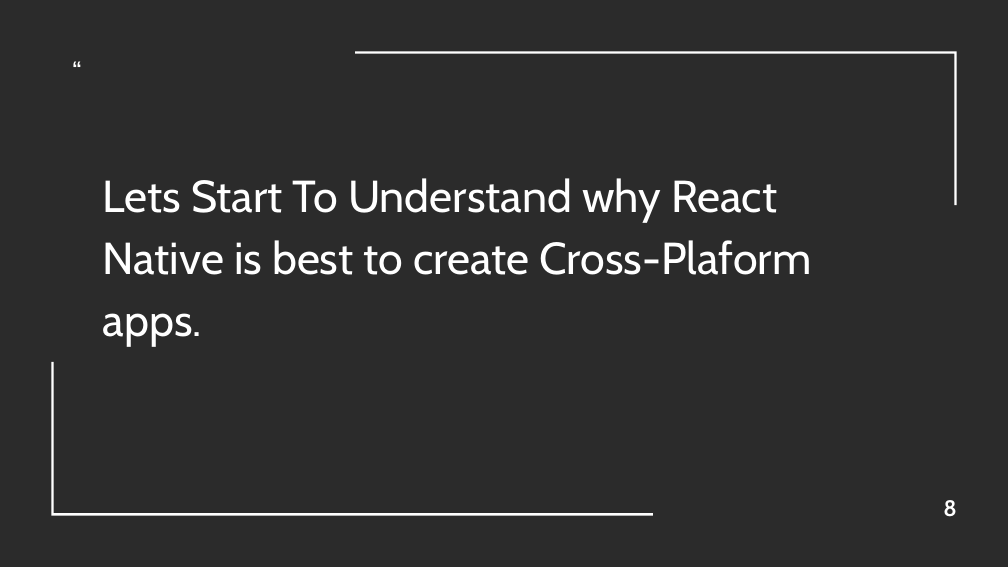
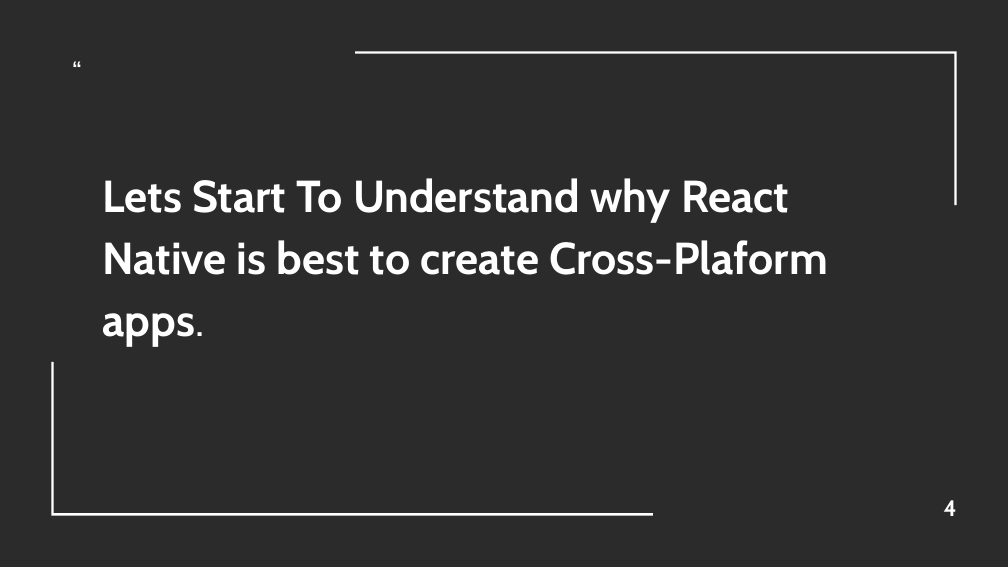
Before and after one commit to SanketsCode/TE-SEM-V-Projects, a slide deck: slide 4 of cross_platform.pptx (slide 8 before the commit). Drawn at 1008x567 pixels with LibreOffice and Linux fonts; fonts in the diff are those of the drawing; background and template pictures are left out; a plain dark background stands for a picture behind light text. Boxes give left, top, right and bottom in pixels: in the first picture for what was removed or moved away, otherwise in the second. Text is boxed around its words. In the diff, an @@ line names an element or a change of style, - is before the commit and + after.

```diff
--- a/cross_platform.pptx
+++ b/cross_platform.pptx
@@ text "Lets Start To Understand why ..." at [103, 178, 828, 346]: bold on @@
@@ page number at [944, 500, 957, 516]: text changed @@
-8
+4
```
Also in this commit, not shown: 6 other slides changed, 5 slides added, 1 other file.
